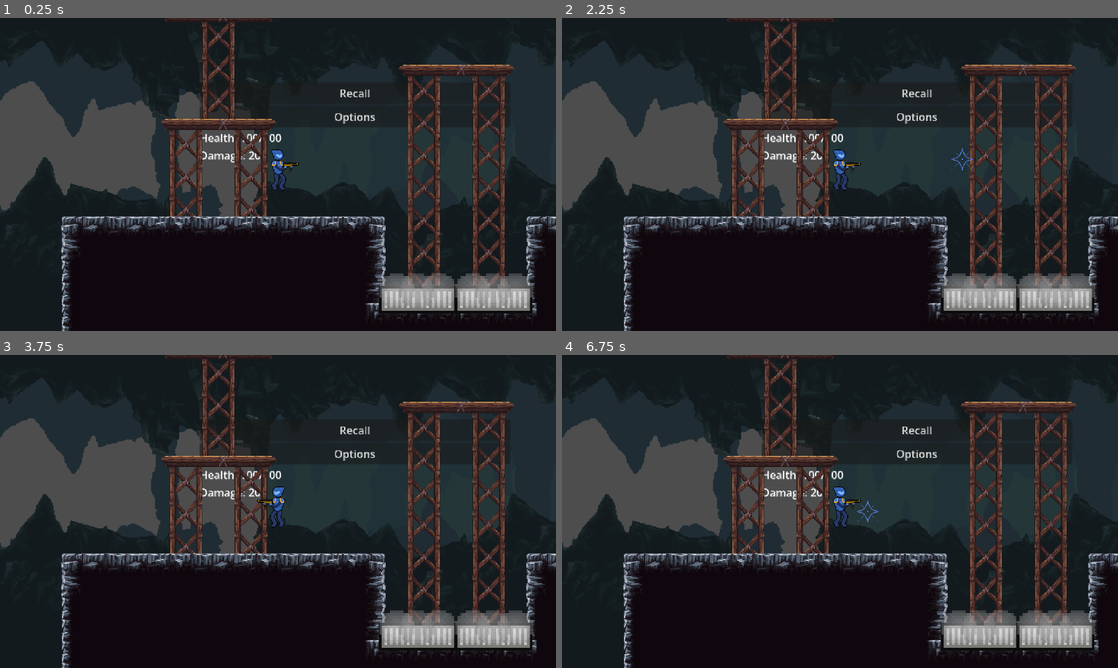
Above: before the commit, frames 1-4 (two rows, left to right).
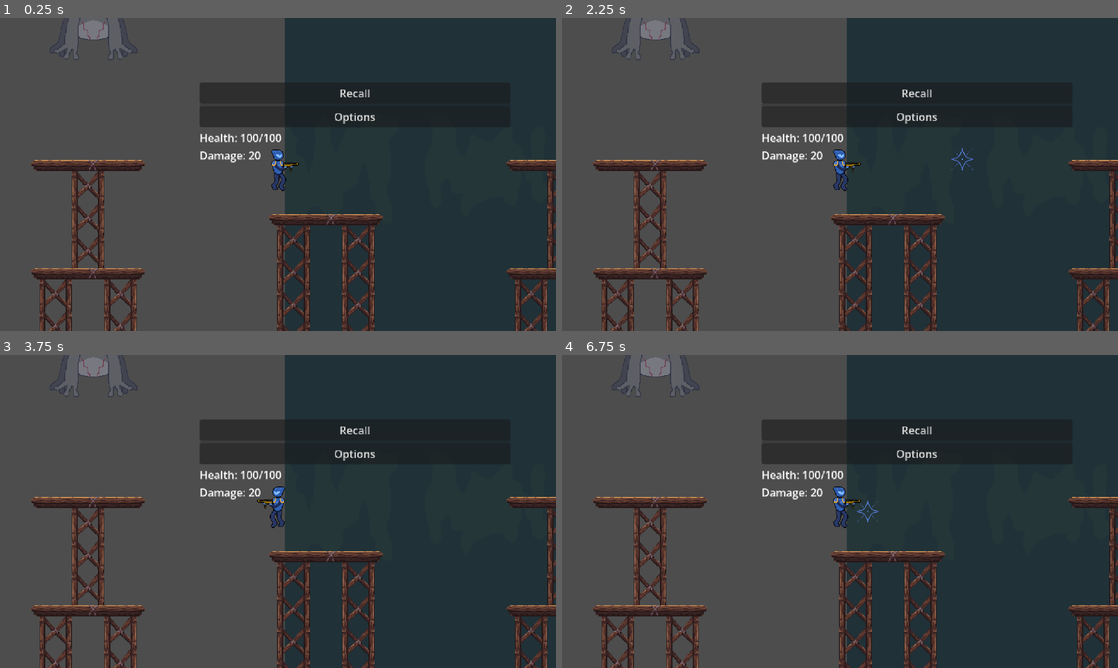
Above: after the commit, the same moments.

Repository: belskyj1985/Spark-2026-Micro-Internship-Game-Dev
Game: Godot game, scene res://game.tscn
The game is run twice, just before and just after one commit, with the same random seed, the same clock (stepped at 60 frames per second) and the same inputs.
Inputs (mouse positions are in pixels of both pictures, inside the frame that each line leads up to):
- Up to frame 1 (0.25 s): no input
- Up to frame 2 (2.25 s): click "Recall" at 0.5 s; click "Options" at 1.25 s; move the mouse to (962, 158) at 2.02 s; hold D (right) from 2.03 s (still down); hold Right mouse button (aim) from 2.03 s (still down)
- Up to frame 3 (3.75 s): tap W (up) at 2.27, 3.02 s; move the mouse to (166, 527) at 2.77 s; release Right mouse button (aim) at 2.78 s; click (166, 527) at 2.85 s; move the mouse to (333, 442) at 3.52 s; release D (right) at 3.53 s; hold A (left) from 3.53 s (still down); hold Shift (sprint) from 3.53 s (still down)
- Up to frame 4 (6.75 s): move the mouse to (812, 574) at 4.27 s; release A (left) at 4.28 s; release Shift (sprint) at 4.28 s; hold D (right) 4.28-5.78 s; right-click (812, 574) at 4.35 s; tap W (up) at 4.52, 5.27, 6.02 s; move the mouse to (1006, 558) at 5.02 s; click (1006, 558) at 5.1 s; move the mouse to (673, 464) at 5.77 s; hold A (left) 5.78-6.53 s; tap Shift (sprint) at 5.85 s; move the mouse to (867, 511) at 6.52 s; hold D (right) from 6.53 s (still down); hold Right mouse button (aim) from 6.53 s (still down)

The runs differ from the first frame. In frame 1, 67% of the frame differs, in the area x 0-100%, y 0-100%; in frame 2, 67%; in frame 3, 67%; in frame 4, 67%.

Commit message:
added teleport jump

Diff:
--- a/boss1/frog.gd
+++ b/boss1/frog.gd
@@ -1,22 +1,58 @@
 extends CharacterBody2D
+
+@onready var animator: AnimationPlayer = $AnimationPlayer
+
+var side :int = 1
 var jump_dir :int = -1
 var action_count :int = 0
 func get_player_side() -> int:
 	return sign(global_position.x - Global.player.global_position.x)
 
 func _on_action_timer_timeout() -> void:
-
+	print("timeout")
 	match action_count%2:
 		1:
 			spawn()
 		0:
 			jump()
-	if global_position.distance_squared_to(Global.player.global_position) < 400:
-		velocity = Vector2()
+	#if global_position.distance_squared_to(Global.player.global_position) < 400:
+		#velocity = Vector2()
 	action_count += 1
 
 func jump() -> void:
-	pass
+	animator.play("crouch")
+	await get_tree().create_timer(0.3).timeout
+	global_position = choose_local()
+	velocity.y = -100
+	animator.play("jump")
+
+var choice = randi_range(0,4)
+func choose_local():
+	var init = choice
+	while choice == init:
+		choice = randi_range(0,4)
+	side *= -1
+	print(choice)
+	match choice:
+		0:
+			return Vector2(5150,290)
+		1:
+			return Vector2(5860,290)
+		2:
+			return Vector2(5150,450)
+		3:
+			return Vector2(5860,450)
+		4:
+			return Vector2(5510,360)
 
 func spawn() -> void:
 	pass
+
+func _physics_process(delta: float) -> void:
+	velocity.y += 200 * delta
+	if is_on_floor():
+		velocity.x = 0
+		animator.play("stand")
+	else:
+		animator.play("jump")
+	move_and_slide()
--- a/boss1/frog.tscn
+++ b/boss1/frog.tscn
@@ -175,6 +175,7 @@
 size = Vector2(138, 63)
 
 [node name="frog" type="CharacterBody2D" unique_id=1598620491]
+collision_layer = 4
 script = ExtResource("1_qgjid")
 
 [node name="AnimationPlayer" type="AnimationPlayer" parent="." unique_id=309950588]
@@ -193,6 +194,6 @@
 shape = SubResource("RectangleShape2D_qtslx")
 
 [node name="action_Timer" type="Timer" parent="." unique_id=823705476]
-wait_time = 7.0
+autostart = true
 
 [connection signal="timeout" from="action_Timer" to="." method="_on_action_timer_timeout"]
--- a/game.tscn
+++ b/game.tscn
@@ -9,8 +9,9 @@
 [ext_resource type="PackedScene" uid="uid://bvv7msmvsrl6n" path="res://physics_gear.tscn" id="7_eow3j"]
 [ext_resource type="PackedScene" uid="uid://c201kqm66rjry" path="res://pause_menu.tscn" id="8_j5wjh"]
 [ext_resource type="PackedScene" uid="uid://edny0xnsfjdt" path="res://door.tscn" id="9_vef74"]
-[ext_resource type="PackedScene" uid="uid://puhm8pv6ysxi" path="res://vent.tscn" id="10_hve3p"]
+[ext_resource type="PackedScene" path="res://vent.tscn" id="10_hve3p"]
 [ext_resource type="PackedScene" uid="uid://bivt6g1ttx4ko" path="res://enemy_1.tscn" id="11_mfdv2"]
+[ext_resource type="PackedScene" uid="uid://byffl875q7g4x" path="res://boss1/frog.tscn" id="12_iotsf"]
 
 [node name="game" type="Node2D" unique_id=1019333831]
 
@@ -59,7 +60,7 @@
 tile_map_data = PackedByteArray("AAAAAAcAAAAYABcAAAABAAcAAAAZABcAAAAAAAgAAAAYABgAAAABAAgAAAAZABgAAAD//wcAAAAMABcAAAD//w …(243312 unchanged characters)…
 
 [node name="player" parent="." unique_id=663432482 instance=ExtResource("2_e2o6t")]
-position = Vector2(5249, 546)
+position = Vector2(5442.1235, 325.25885)
 
 [node name="PhysicsGear" parent="." unique_id=1608124609 instance=ExtResource("7_eow3j")]
 position = Vector2(185, -122)
@@ -94,3 +95,6 @@
 
 [node name="ventbox5" parent="." unique_id=1754841177 instance=ExtResource("10_hve3p")]
 position = Vector2(5568, 731)
+
+[node name="frog" parent="." unique_id=1598620491 instance=ExtResource("12_iotsf")]
+position = Vector2(5169, 135)
--- a/vent.gd
+++ b/vent.gd
@@ -13,6 +13,5 @@
 		if i is RigidBody2D:
 			i.apply_central_force(Vector2(0,-2000))
 		else:
-			print(Vector2(0,2400).rotated(rotation))
 			i.velocity -= Vector2(0,2400).rotated(rotation) * delta
 #2000 makes you hover btw
